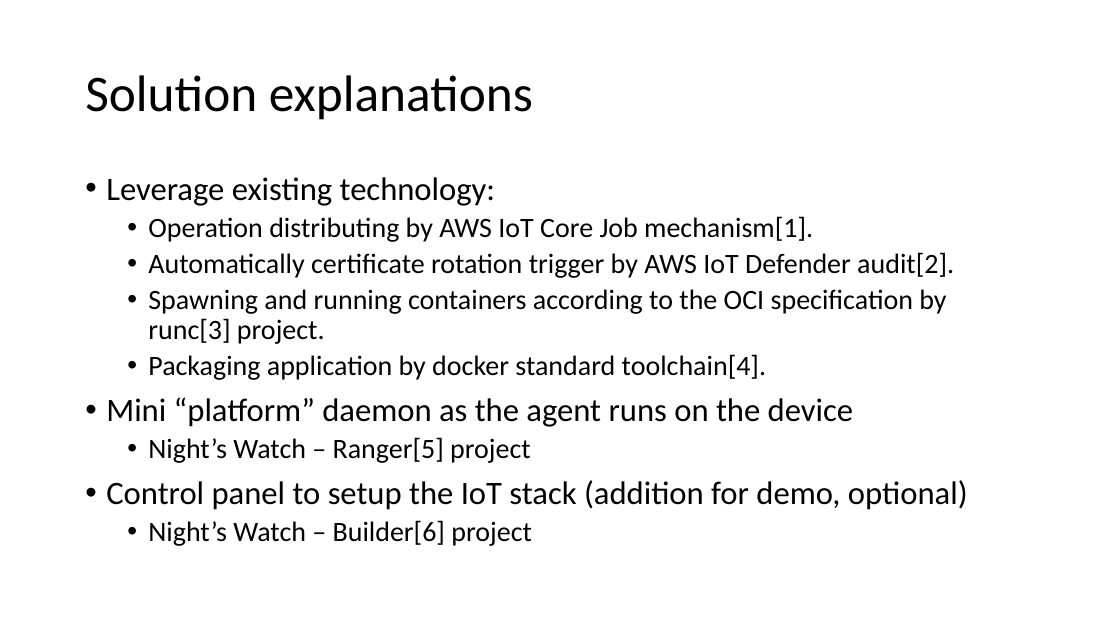
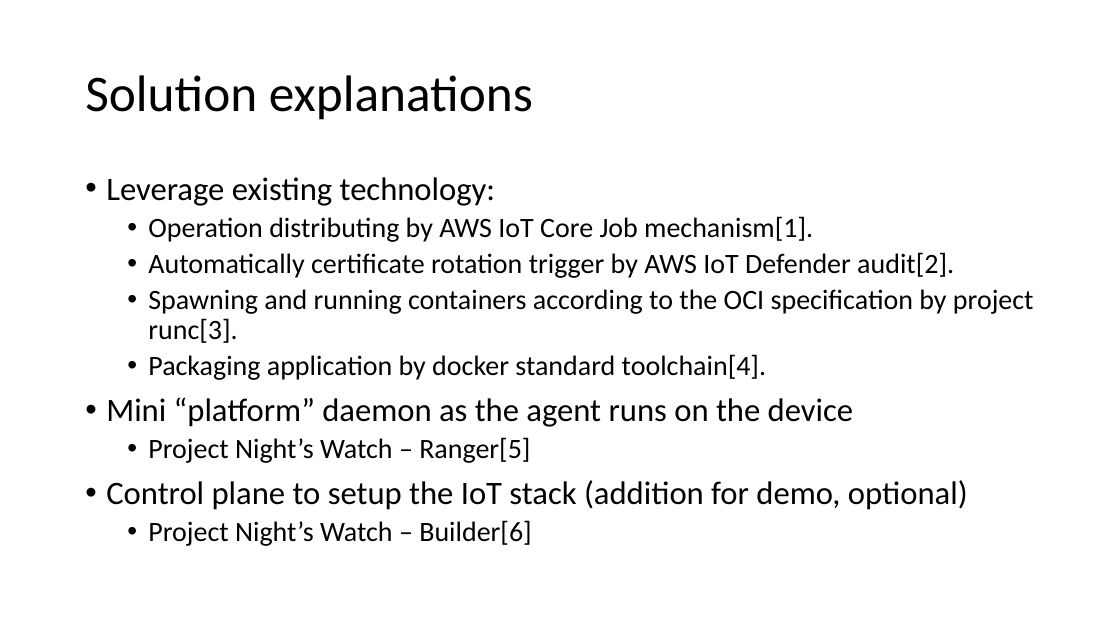
Before and after one commit to zhiyanliu/nightswatch-builder, a slide deck: slide 4 of demo/brownbag.pptx. Drawn at 1120x630 pixels with LibreOffice and Linux fonts; fonts in the diff are those of the drawing. Boxes give left, top, right and bottom in pixels: in the first picture for what was removed or moved away, otherwise in the second. Text is boxed around its words. In the diff, an @@ line names an element or a change of style, - is before the commit and + after.

```diff
--- a/demo/brownbag.pptx
+++ b/demo/brownbag.pptx
@@ text at (148, 289, 1034, 343): text changed @@
-  • Spawning and running containers according to the OCI specification by runc[3] project.
+  • Spawning and running containers according to the OCI specification by project runc[3].
@@ text at (106, 437, 968, 546): text changed @@
-  • Night’s Watch – Ranger[5] project
-• Control panel to setup the IoT stack (addition for demo, optional)
-  • Night’s Watch – Builder[6] project
+  • Project Night’s Watch – Ranger[5]
+• Control plane to setup the IoT stack (addition for demo, optional)
+  • Project Night’s Watch – Builder[6]
```
Also in this commit, not shown: 2 other slides changed.
